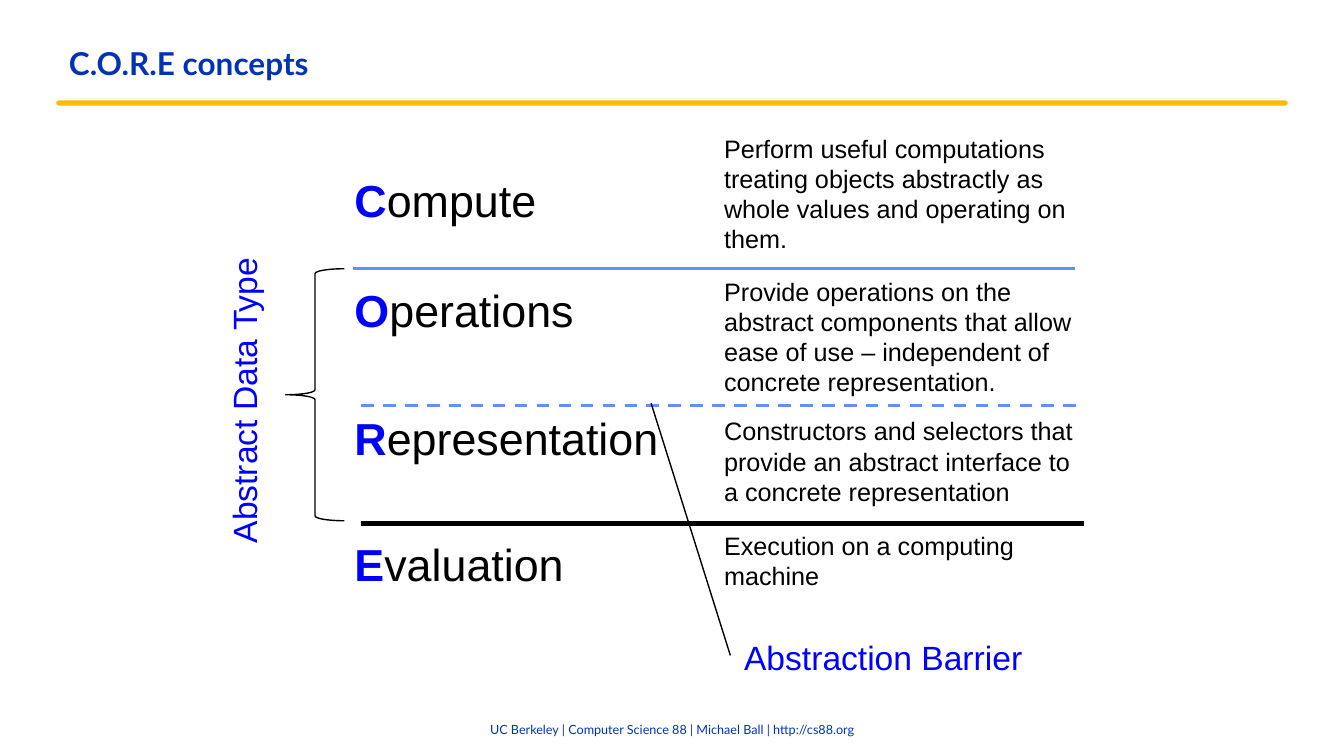
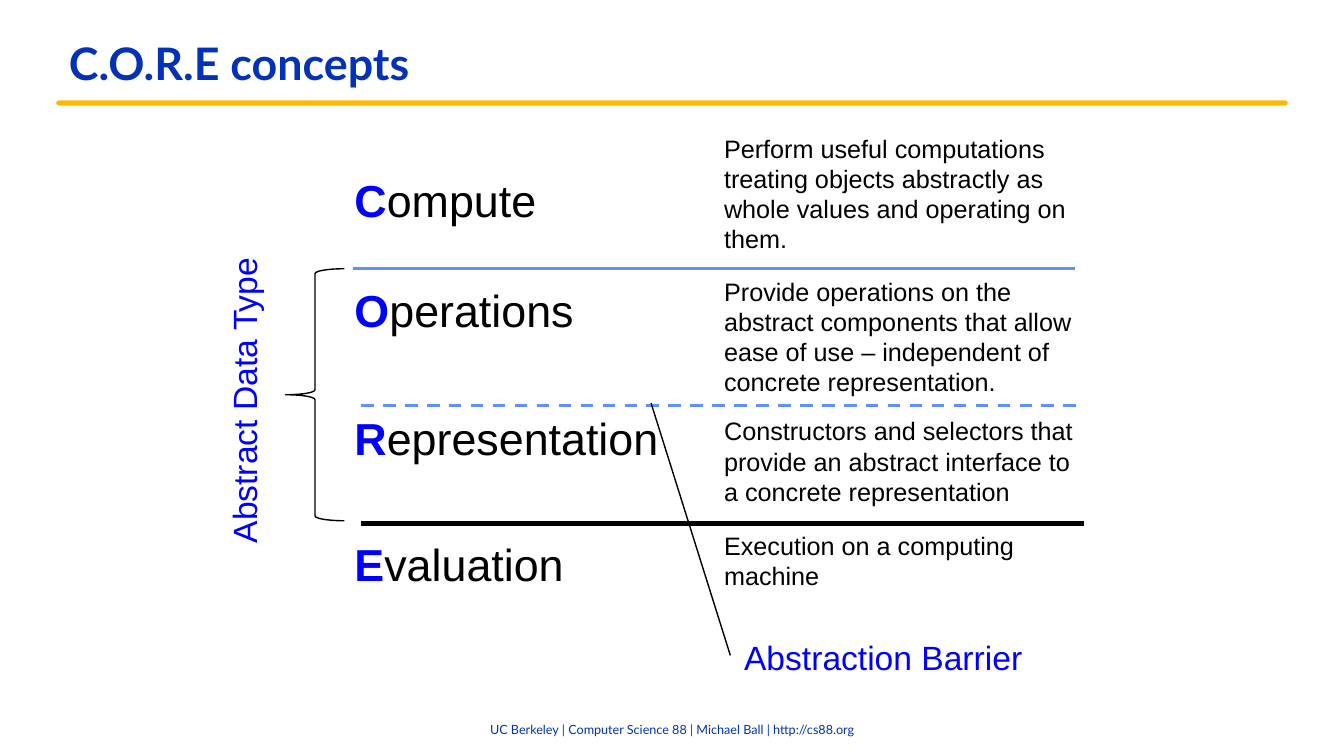
Before and after one commit to cs88-website/fa22, a slide deck: slide 13 of assets/slides/fa22/09-ADTs.pptx (slide 8 before the commit). Drawn at 1344x756 pixels with LibreOffice and Linux fonts; fonts in the diff are those of the drawing; background and template pictures are left out. Boxes give left, top, right and bottom in pixels: in the first picture for what was removed or moved away, otherwise in the second. Text is boxed around its words. In the diff, an @@ line names an element or a change of style, - is before the commit and + after.

```diff
--- a/assets/slides/fa22/09-ADTs.pptx
+++ b/assets/slides/fa22/09-ADTs.pptx
@@ title "C.O.R.E concepts" at [69,47,409,88]: size 22.5 to 32 pt @@
```
Also in this commit, not shown: 9 other slides changed, 6 slides added, 1 slide removed, 6 other files.
